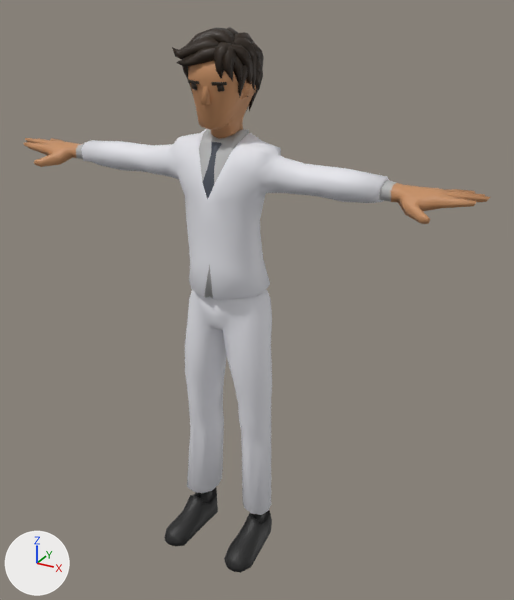
Before and after pictures for a commit that changed the glTF model js/models/avatars/club-crowd-vm4.glb.
Rendered twice from a 50 mm lens placed at (1.181, -1.995, 1.965), pointed at (0.097, -0.022, 0.979). Arrows for +X, +Y and +Z are at lower left; the lights stay in place. The first picture is the older version. Vertices at exactly the same position are counted once.

The older version as bpy lines, for what is in view:
```python
me_suit_body = bpy.data.meshes.new('Suit_Body')
me_suit_body.from_pydata(...)  # 1754 vertices, 3316 faces; spans x -0.84..0.84, y -0.29..0.08, z 0.0..1.86
me_suit_body.materials.append(mat_crowd)
ob_suit_body = bpy.data.objects.new('Suit_Body', me_suit_body)
ob_suit_body.location = (0.0, 0.0, 0.0)
```
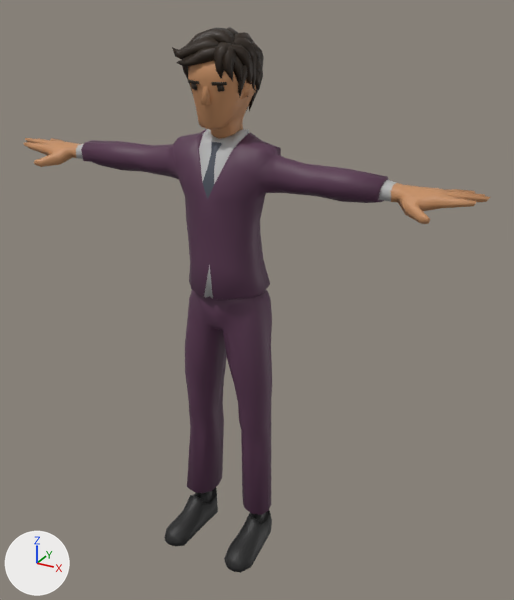
The change, as a diff of the scene's bpy script:
```diff
--- a/js/models/avatars/club-crowd-vm4.glb.py
+++ b/js/models/avatars/club-crowd-vm4.glb.py
@@ me_suit_body @@
 me_suit_body.from_pydata(...)  # 1754 vertices, 3316 faces; spans x -0.84..0.84, y -0.29..0.08, z 0.0..1.86
 # used by ob_suit_body; location = (0.0, 0.0, 0.0)
+# me_suit_body part 1: 968 faces centred in x -0.54..0.54, y -0.17..0.06, z 0.14..1.55 are repainted in the vertex colours; the middle colour goes from white #e8e8ee to dark purple #58354f
 me_suit_body.materials.append(mat_crowd)
```

Location of each change, (x1, y1, x2, y2) in pixels of the pictures (514 x 600 px):
part 1 of me_suit_body, recoloured (white to dark purple)
    both: (81, 129, 389, 515)
